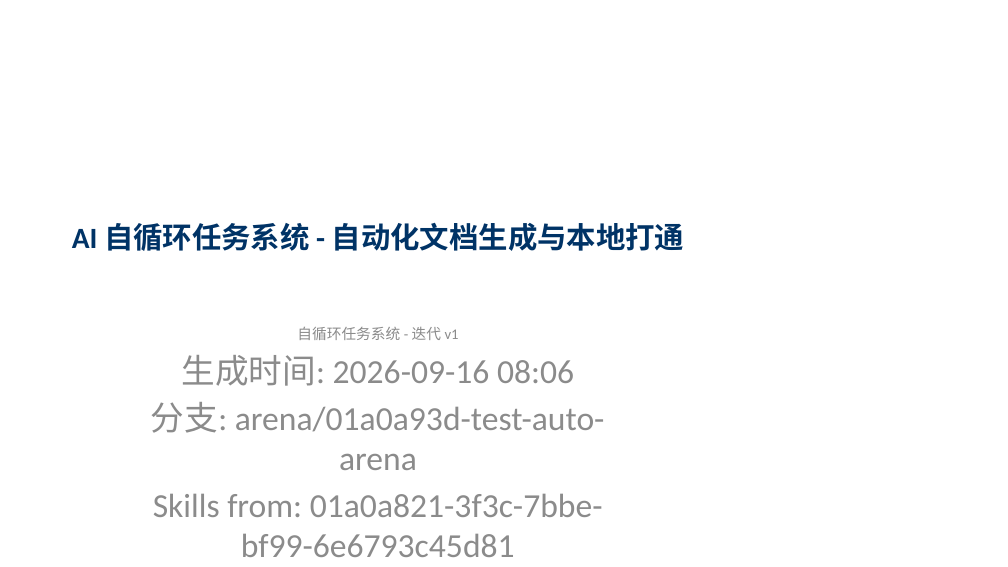
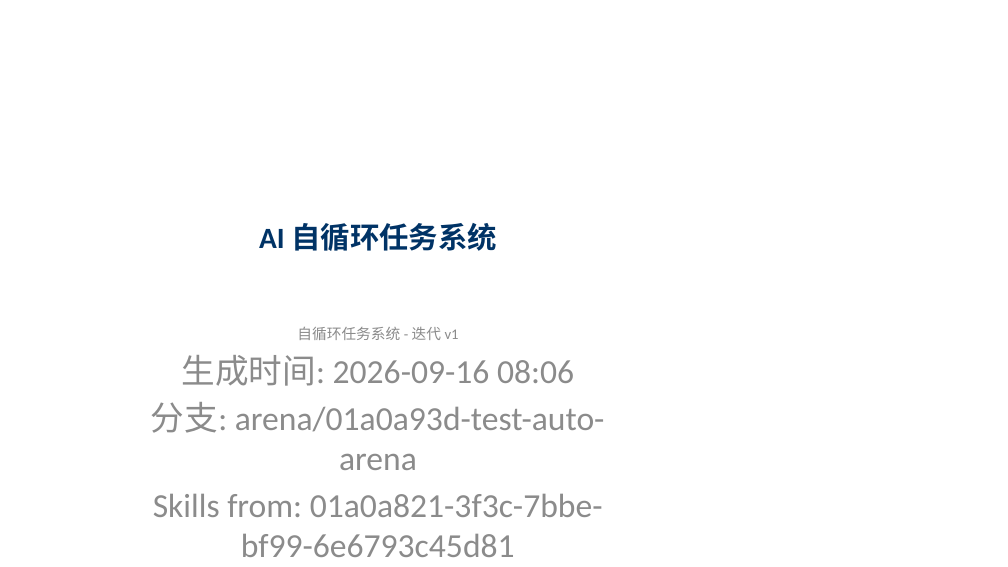
Before and after one commit to mqgg5630-cyber/test-auto-arena, a slide deck: slide 1 of local/inbox/presentation_final.pptx. Drawn at 1008x567 pixels with LibreOffice and Linux fonts; fonts in the diff are those of the drawing. Boxes give left, top, right and bottom in pixels: in the first picture for what was removed or moved away, otherwise in the second. Text is boxed around its words. In the diff, an @@ line names an element or a change of style, - is before the commit and + after.

```diff
--- a/local/inbox/presentation_final.pptx
+++ b/local/inbox/presentation_final.pptx
@@ title at bbox=[259, 223, 497, 251]: text changed @@
-AI 自循环任务系统 - 自动化文档生成与本地打通
+AI 自循环任务系统
```
Also in this commit, not shown: 1 other slide changed, 12 other files.
